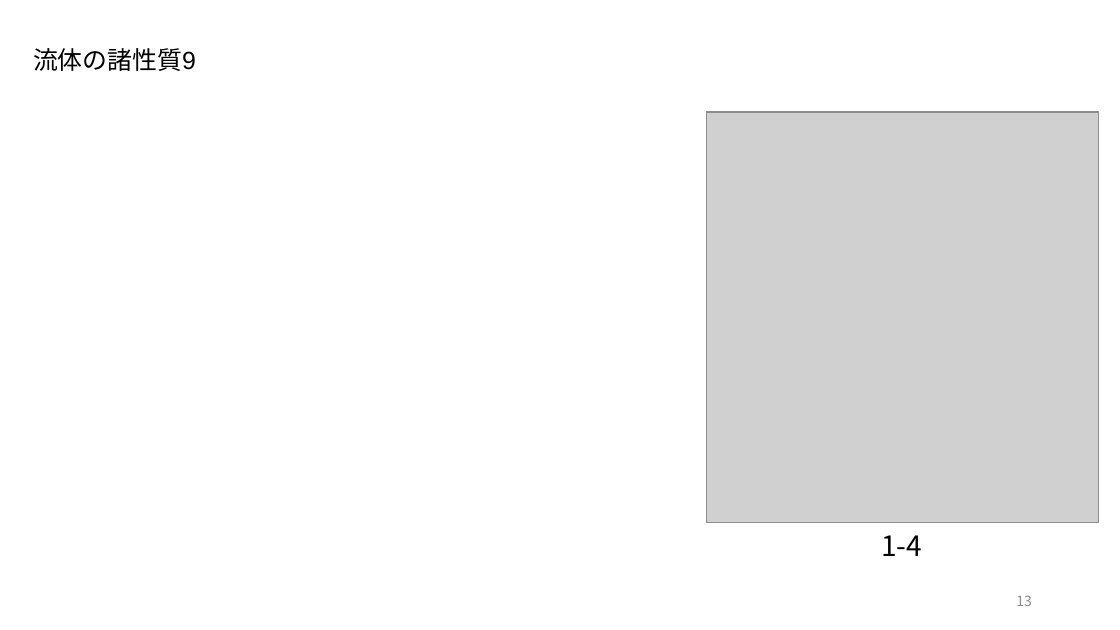
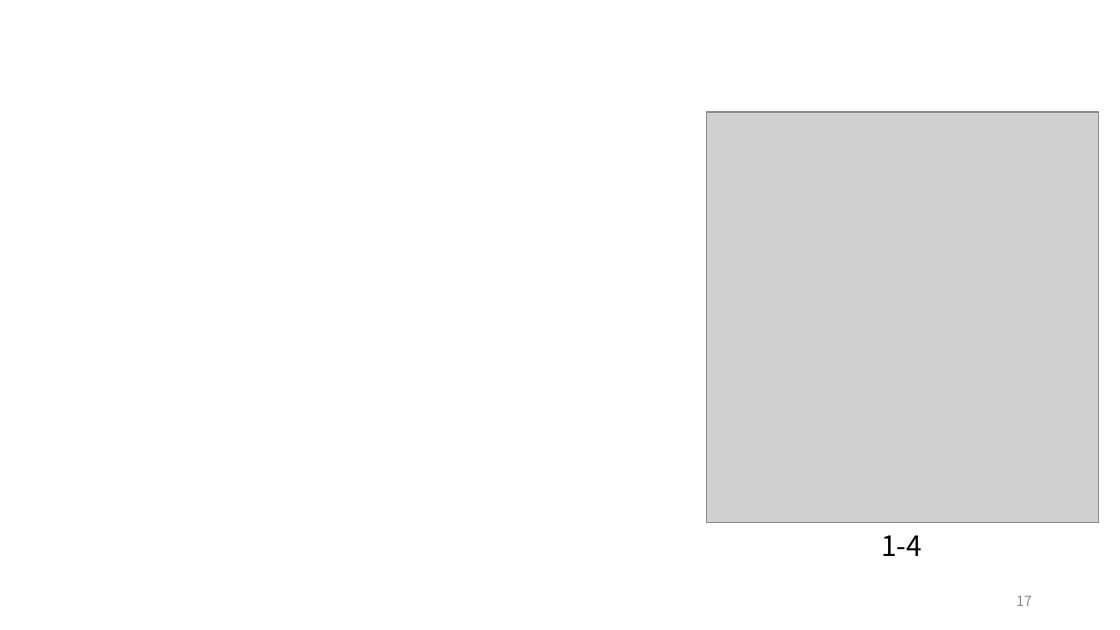
Before and after one commit to akmiccom/markdown_powerpoint, a slide deck: slide 17 of Basics_of_Fluid_Mechanics/Basics_of_Fluid_Mechanics.pptx (slide 13 before the commit). Drawn at 1120x630 pixels with LibreOffice and Linux fonts; fonts in the diff are those of the drawing; grey boxes stand for pictures; background and template pictures are left out. Boxes give left, top, right and bottom in pixels: in the first picture for what was removed or moved away, otherwise in the second. Text is boxed around its words. In the diff, an @@ line names an element or a change of style, - is before the commit and + after.

```diff
--- a/Basics_of_Fluid_Mechanics/Basics_of_Fluid_Mechanics.pptx
+++ b/Basics_of_Fluid_Mechanics/Basics_of_Fluid_Mechanics.pptx
@@ title removed at bbox=[33, 48, 196, 71] @@
-流体の諸性質9
@@ page number at bbox=[1016, 596, 1032, 606]: text changed @@
-13
+17
```
Also in this commit, not shown: 14 other slides changed, 19 slides added, 9 slides removed, 2 other files.
